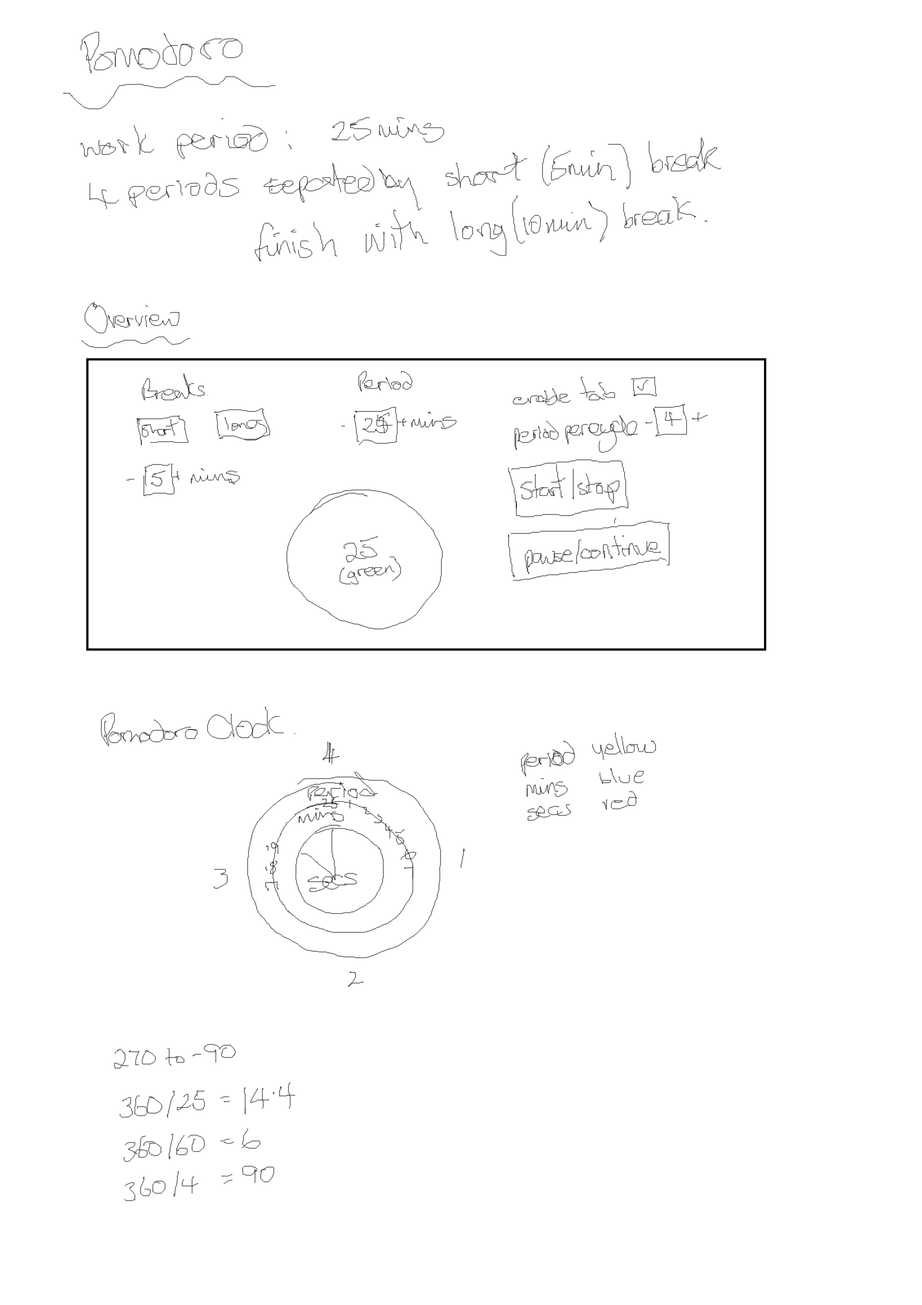
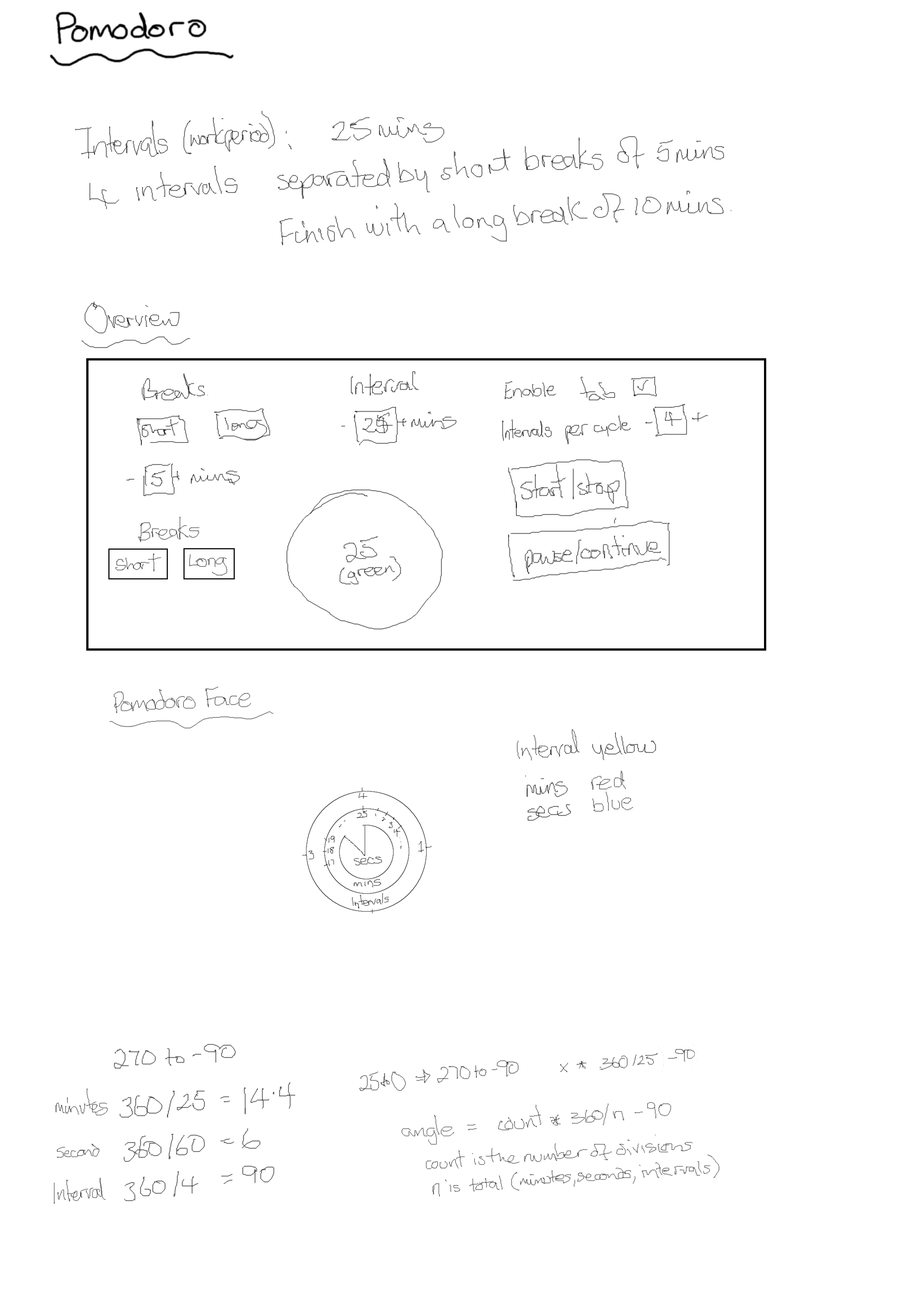
The second 922×1305 image is a revision of the first. Changes to its layers:
painted on "Layer" over (x1=49, y1=11, x2=732, y2=1204)
